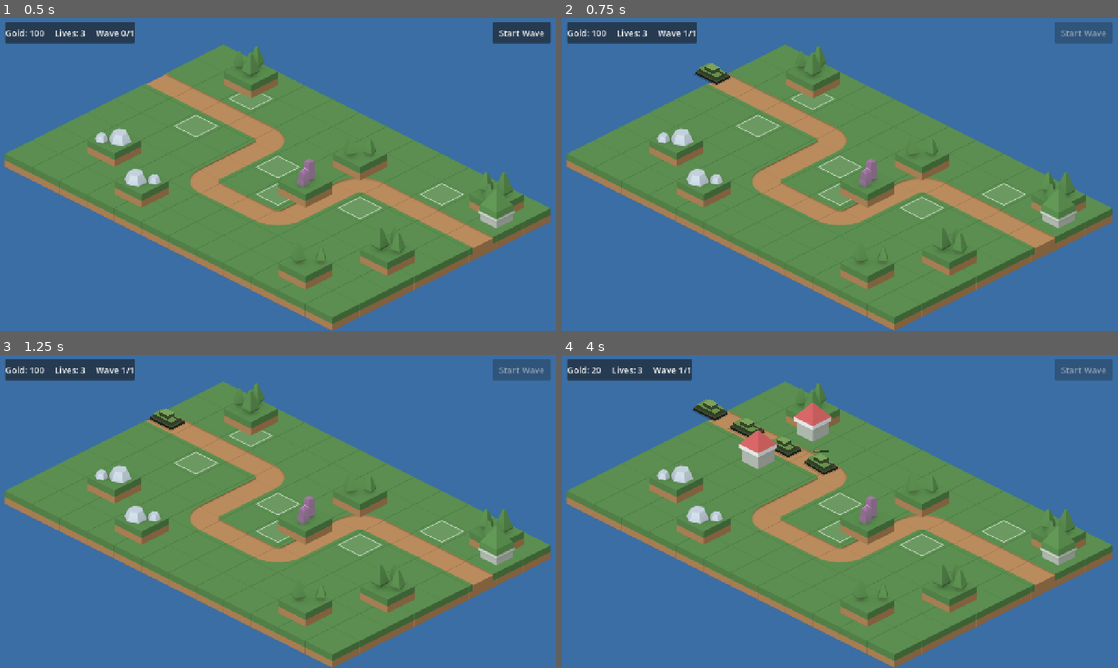
Above: before the commit, frames 1-4 (two rows, left to right).
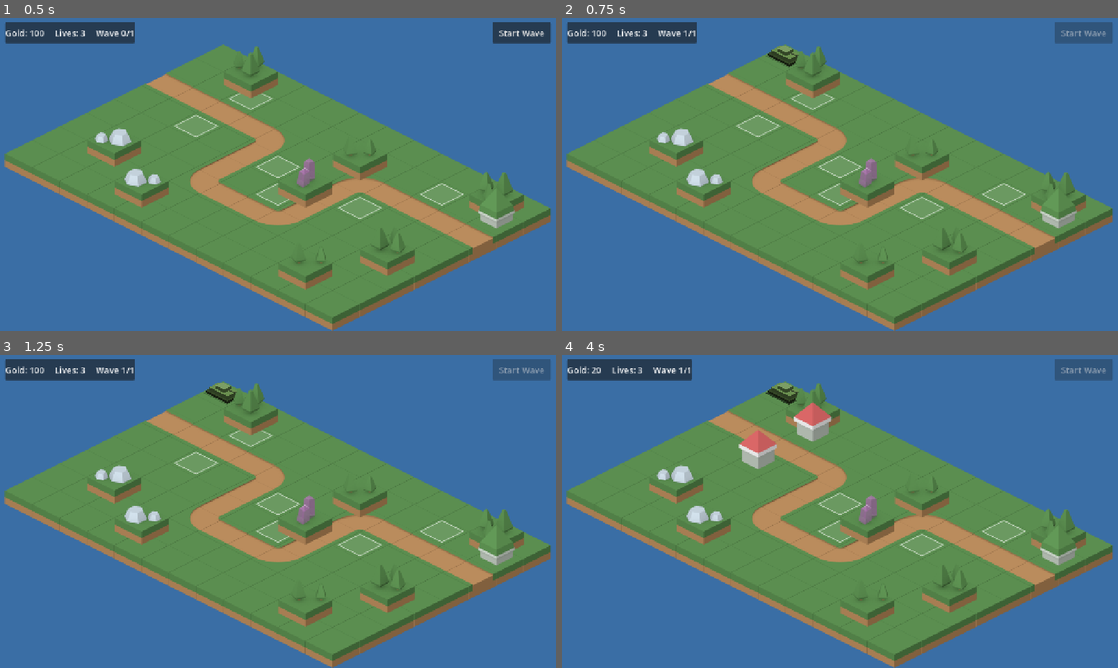
Above: after the commit, the same moments.

Repository: ldimitrov/tankbusters
Game: Godot game, scene res://scenes/main/main.tscn
Same seed, same stepped clock (60 frames per second), same inputs: the game is played once before the commit and once after it.
Inputs (mouse positions are in pixels of both pictures, inside the frame that each line leads up to):
- Up to frame 1 (0.5 s): no input
- Up to frame 2 (0.75 s): click "Start Wave" at 0.5 s
- Up to frame 3 (1.25 s): no input
- Up to frame 4 (4 s): move the mouse to (812, 436) at 1.27 s; click (812, 436) at 1.42 s; click "Cannon — 40g" at 2 s; move the mouse to (756, 464) at 2.77 s; click (756, 464) at 2.92 s; click "Cannon — 40g" at 3.5 s

Frame 1 is identical in both runs. In frame 2, 0.5% of the frame differs, in the area x 23-43%, y 8-22%; in frame 3, 0.5%; in frame 4, 1.2%, in the area x 23-50%, y 8-39%.
Error after the commit: Invalid access to property or key 'max_hp' on a base object of type 'Nil'. (res://scenes/enemies/tank.gd:31)

Commit message:
feat: tank types as resources (scout, tank, heavy)

Diff:
--- /dev/null
+++ b/resources/tanks/heavy.tres
@@ -0,0 +1,12 @@
+[gd_resource type="Resource" script_class="TankData" load_steps=2 format=3]
+
+[ext_resource type="Script" path="res://scripts/tank_data.gd" id="1"]
+
+[resource]
+script = ExtResource("1")
+display_name = "Heavy"
+speed = 52.0
+max_hp = 330.0
+bounty = 35
+color = Color(0.34, 0.36, 0.41, 1)
+body_scale = 1.3
--- /dev/null
+++ b/resources/tanks/scout.tres
@@ -0,0 +1,12 @@
+[gd_resource type="Resource" script_class="TankData" load_steps=2 format=3]
+
+[ext_resource type="Script" path="res://scripts/tank_data.gd" id="1"]
+
+[resource]
+script = ExtResource("1")
+display_name = "Scout"
+speed = 150.0
+max_hp = 55.0
+bounty = 12
+color = Color(0.78, 0.7, 0.42, 1)
+body_scale = 0.8
--- /dev/null
+++ b/resources/tanks/tank.tres
@@ -0,0 +1,12 @@
+[gd_resource type="Resource" script_class="TankData" load_steps=2 format=3]
+
+[ext_resource type="Script" path="res://scripts/tank_data.gd" id="1"]
+
+[resource]
+script = ExtResource("1")
+display_name = "Tank"
+speed = 90.0
+max_hp = 110.0
+bounty = 15
+color = Color(0.42, 0.56, 0.31, 1)
+body_scale = 1.0
--- a/scenes/enemies/tank.gd
+++ b/scenes/enemies/tank.gd
@@ -8,9 +8,8 @@
 signal died(bounty: int, at: Vector2)
 signal reached_base
 
-@export var speed := 90.0
-@export var max_hp := 100.0
-@export var bounty := 15
+## Which enemy type this is — stats and looks come from the resource.
+var data: TankData
 
 var path: Curve2D
 ## Distance travelled along the curve, in pixels. Turrets read this to decide
@@ -29,7 +28,9 @@
 
 
 func _ready() -> void:
-	hp = max_hp
+	hp = data.max_hp
+	body.base_color = data.color
+	body.scale = Vector2.ONE * data.body_scale
 	# Groups are Godot's cheap global tagging: turrets ask the scene tree for
 	# every node in group "tanks" instead of keeping fragile lists.
 	add_to_group("tanks")
@@ -43,7 +44,7 @@
 			_slow_factor = 0.0
 			body.modulate = Color.WHITE
 
-	progress += speed * (1.0 - _slow_factor) * delta
+	progress += data.speed * (1.0 - _slow_factor) * delta
 	if progress >= path.get_baked_length():
 		reached_base.emit()
 		queue_free()
@@ -71,16 +72,16 @@
 	hp -= amount
 	queue_redraw()
 	if hp <= 0.0:
-		died.emit(bounty, position)
+		died.emit(data.bounty, position)
 		queue_free()
 
 
 ## Health bar, only shown once damaged.
 func _draw() -> void:
-	if hp >= max_hp or hp <= 0.0:
+	if hp >= data.max_hp or hp <= 0.0:
 		return
 	var width := 36.0
 	draw_rect(Rect2(-width / 2, -38, width, 5), Color(0, 0, 0, 0.55))
-	var ratio := hp / max_hp
+	var ratio := hp / data.max_hp
 	var fill := Color("7ec850").lerp(Color("d84b4b"), 1.0 - ratio)
 	draw_rect(Rect2(-width / 2 + 1, -37, (width - 2) * ratio, 3), fill)
--- a/scripts/tank_body.gd
+++ b/scripts/tank_body.gd
@@ -18,10 +18,13 @@
 const TURRET := Vector3(10, 8, 8)
 const BARREL_LENGTH := 28.0
 
-const C_BODY_TOP := Color("6a8f4f")
-const C_BODY_SIDE := Color("55743f")
-const C_TURRET_TOP := Color("7aa35c")
-const C_TURRET_SIDE := Color("5d7f45")
+## Hull color; the shades for sides and turret derive from it, so recoloring
+## a whole tank type is a single value in its TankData resource.
+var base_color := Color("6a8f4f"):
+	set(value):
+		base_color = value
+		queue_redraw()
+
 const C_BARREL := Color("39462f")
 # Light comes from the upper-left, matching the Kenney tiles.
 const LIGHT_DIR := Vector2(-0.6, -0.8)
@@ -41,9 +44,9 @@
 		shadow.append(_project(corner.x, corner.y, -1.0))
 	draw_colored_polygon(shadow, Color(0, 0, 0, 0.18))
 
-	_draw_box(TRACKS, 0.0, Color("3f4a38"), Color("343d2e"))
-	_draw_box(BODY, TRACKS.z, C_BODY_TOP, C_BODY_SIDE)
-	_draw_box(TURRET, TRACKS.z + BODY.z, C_TURRET_TOP, C_TURRET_SIDE)
+	_draw_box(TRACKS, 0.0, base_color.darkened(0.5), base_color.darkened(0.62))
+	_draw_box(BODY, TRACKS.z, base_color, base_color.darkened(0.22))
+	_draw_box(TURRET, TRACKS.z + BODY.z, base_color.lightened(0.12), base_color.darkened(0.1))
 	# Barrel: a thick line from the turret front, slightly above turret mid-height.
 	var barrel_z := TRACKS.z + BODY.z + TURRET.z * 0.6
 	draw_line(
--- /dev/null
+++ b/scripts/tank_data.gd
@@ -0,0 +1,13 @@
+class_name TankData
+extends Resource
+## An enemy tank type. Same pattern as TurretData: stats live in .tres files
+## (resources/tanks/), so new enemy types are data, not code. The code-drawn
+## tank body recolors and rescales itself from this.
+
+@export var display_name := "Tank"
+@export var speed := 90.0
+@export var max_hp := 100.0
+@export var bounty := 15
+## Hull color; the body shades sides/turret from it automatically.
+@export var color := Color(0.42, 0.56, 0.31)
+@export var body_scale := 1.0
Not shown, added: scripts/tank_data.gd.uid
